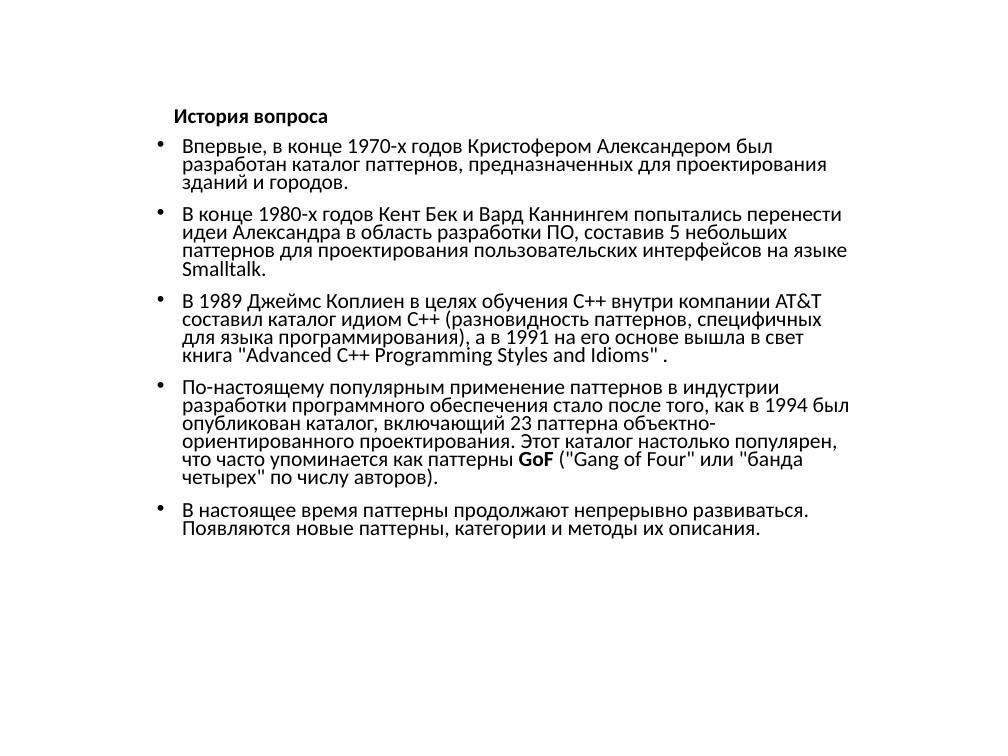
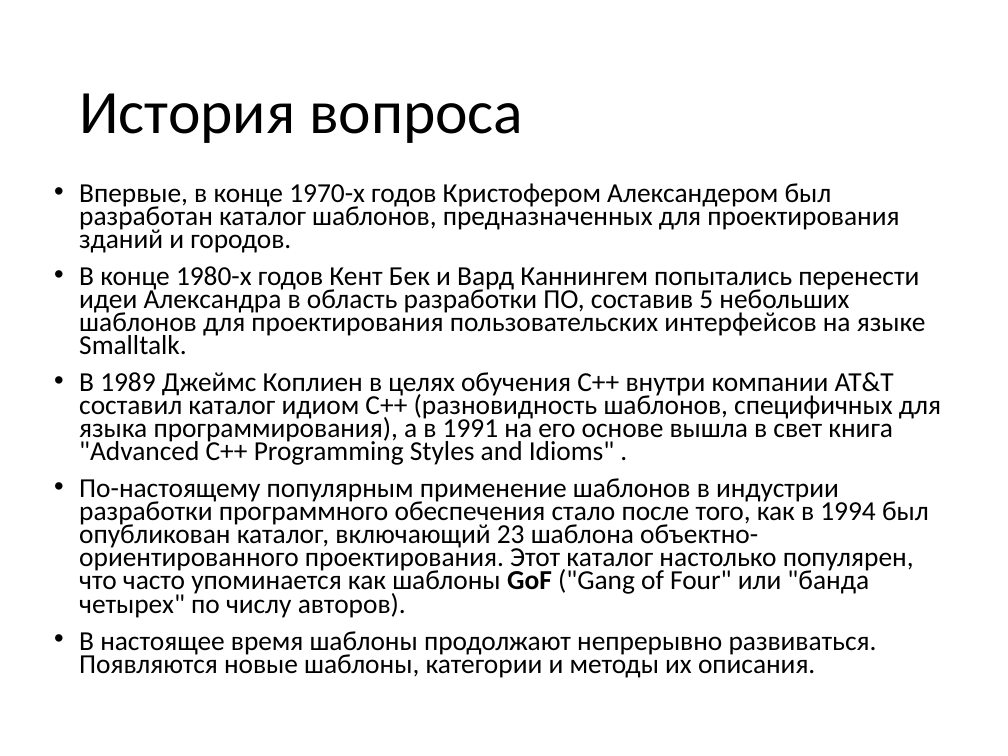
Before and after one commit to pelipas/OOP_2017, a slide deck: slide 3 of 2 семестр/03 Шаблоны. Порождающие шаблоны.pptx (slide 4 before the commit). Drawn at 1008x756 pixels with LibreOffice and Linux fonts; fonts in the diff are those of the drawing. Boxes give left, top, right and bottom in pixels: in the first picture for what was removed or moved away, otherwise in the second. Text is boxed around its words. In the diff, an @@ line names an element or a change of style, - is before the commit and + after.

```diff
--- a/2 семестр/03 Шаблоны. Порождающие шаблоны.pptx
+++ b/2 семестр/03 Шаблоны. Порождающие шаблоны.pptx
@@ title "История вопроса": place and size @@
-title "История вопроса" at bbox=[174, 109, 329, 127]
+title "История вопроса" at bbox=[79, 93, 523, 143]
@@ title "История вопроса" at bbox=[79, 93, 523, 143]: size 15 to 44 pt, bold off @@
@@ text at bbox=[79, 183, 941, 678]: text changed; size 15.4 to 19.6 pt @@
-• Впервые, в конце 1970-х годов Кристофером Александером был разработан каталог паттернов, предназначенных для проектирования зданий и городов.
-• В конце 1980-х годов Кент Бек и Вард Каннингем попытались перенести идеи Александра в область разработки ПО, составив 5 небольших паттернов для проектирования пользовательских интерфейсов на языке Smalltalk.
-• В 1989 Джеймс Коплиен в целях обучения С++ внутри компании AT&T составил каталог идиом С++ (разновидность паттернов, специфичных для языка программирования), а в 1991 на его основе вышла в свет книга "Advanced C++ Programming Styles and Idioms" .
-• По-настоящему популярным применение паттернов в индустрии разработки программного обеспечения стало после того, как в 1994 был опубликован каталог, включающий 23 паттерна объектно-ориентированного проектирования. Этот каталог настолько популярен, что часто упоминается как паттерны GoF ("Gang of Four" или "банда четырех" по числу авторов).
-• В настоящее время паттерны продолжают непрерывно развиваться. Появляются новые паттерны, категории и методы их описания.
+• Впервые, в конце 1970-х годов Кристофером Александером был разработан каталог шаблонов, предназначенных для проектирования зданий и городов.
+• В конце 1980-х годов Кент Бек и Вард Каннингем попытались перенести идеи Александра в область разработки ПО, составив 5 небольших шаблонов для проектирования пользовательских интерфейсов на языке Smalltalk.
+• В 1989 Джеймс Коплиен в целях обучения С++ внутри компании AT&T составил каталог идиом С++ (разновидность шаблонов, специфичных для языка программирования), а в 1991 на его основе вышла в свет книга "Advanced C++ Programming Styles and Idioms" .
+• По-настоящему популярным применение шаблонов в индустрии разработки программного обеспечения стало после того, как в 1994 был опубликован каталог, включающий 23 шаблона объектно-ориентированного проектирования. Этот каталог настолько популярен, что часто упоминается как шаблоны GoF ("Gang of Four" или "банда четырех" по числу авторов).
+• В настоящее время шаблоны продолжают непрерывно развиваться. Появляются новые шаблоны, категории и методы их описания.
```
Also in this commit, not shown: 16 other slides changed, 21 slides added, 17 slides removed, 8 other files.
